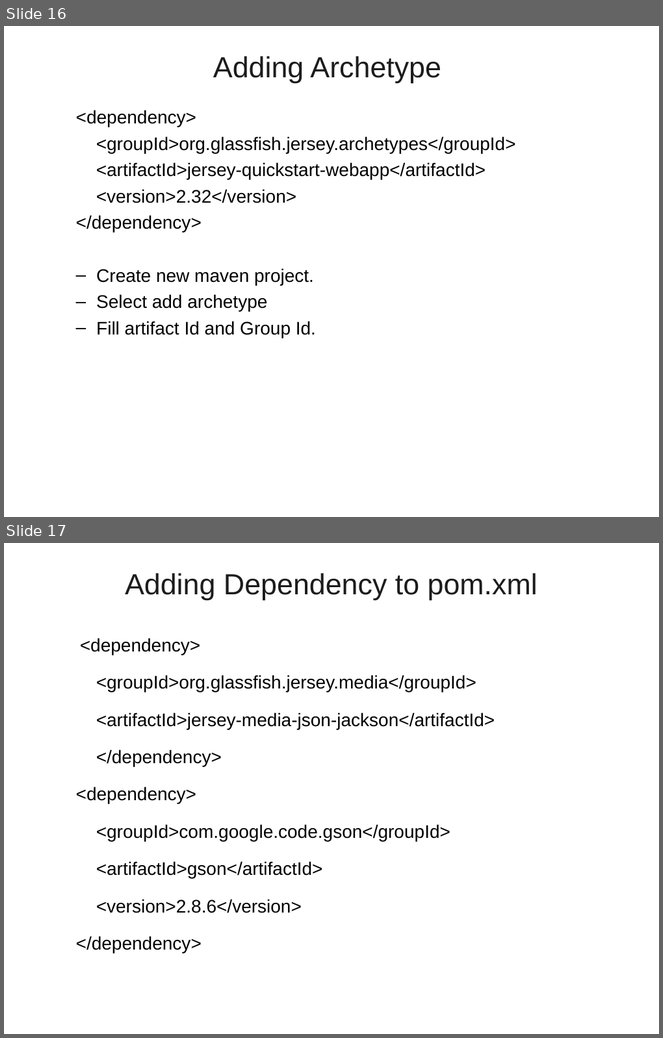
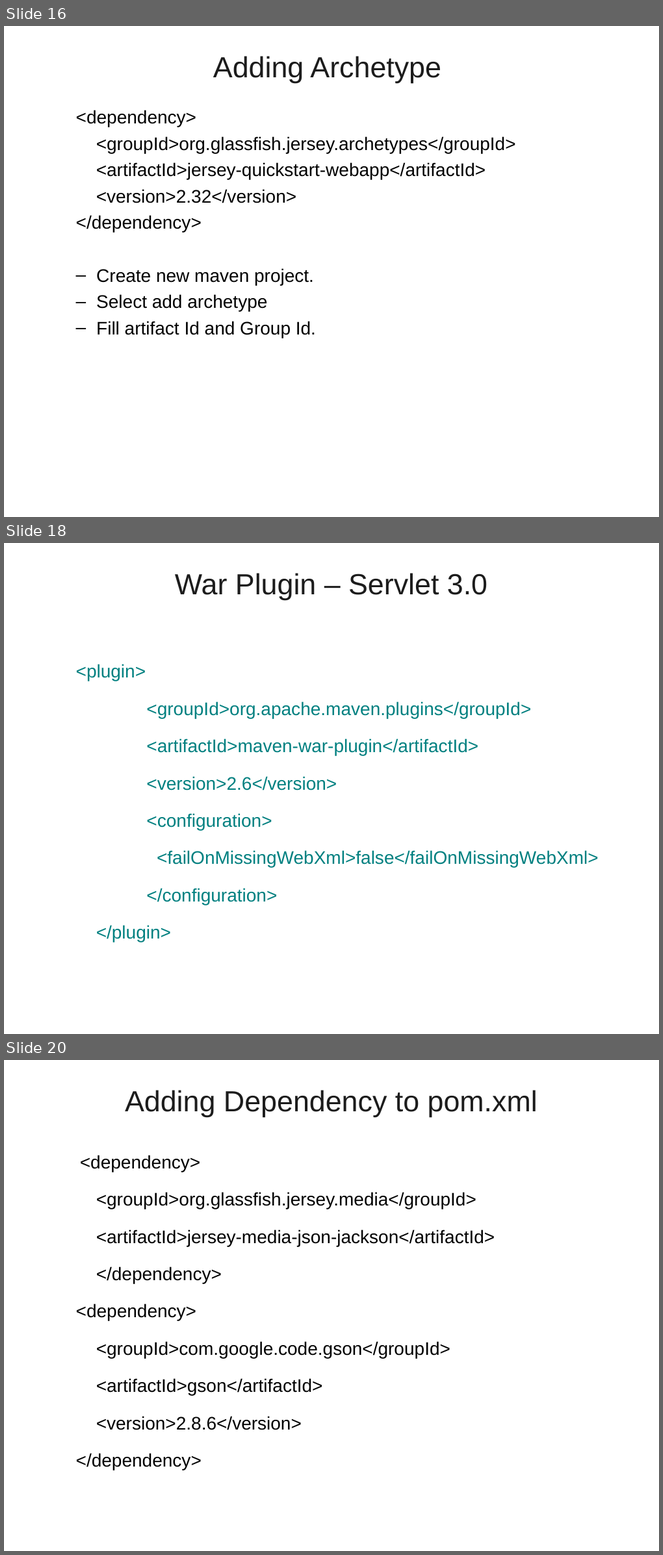
Before and after one commit to vatsanTraining/corejava, a slide deck: CenturyLink_JAX_RS.ppt. Shown one above the other, each under a label of ours: slides 16 and 17 before the commit, slides 16, 18 and 20 after it; the slides between them are not shown. The pictures are 663x1038 and 663x1555 pixels, drawn with LibreOffice and Linux fonts; fonts in the diff are those of the drawing; background and template pictures are left out. Boxes give left, top, right and bottom in pixels: in the first picture for what was removed or moved away, otherwise in the second. Text is boxed around its words. In the diff, an @@ line names an element or a change of style, - is before the commit and + after.

```diff
--- a/CenturyLink_JAX_RS.ppt
+++ b/CenturyLink_JAX_RS.ppt
@@ slide 18 added at bbox=[4, 543, 659, 1034], background picture (left out) @@
@@ title added at bbox=[175, 573, 488, 600], 32 pt, text #1C1C1C @@
+War Plugin – Servlet 3.0
@@ text added at bbox=[76, 664, 599, 942], 20 pt, text #008080 @@
+  <plugin>
+  <groupId>org.apache.maven.plugins</groupId>
+  <artifactId>maven-war-plugin</artifactId>
+  <version>2.6</version>
+  <configuration>
+  <failOnMissingWebXml>false</failOnMissingWebXml>
+  </configuration>
+  </plugin>
@@ what was slide 17 is now slide 20 @@
```
Also in this commit, not shown: 2 other slides added.
